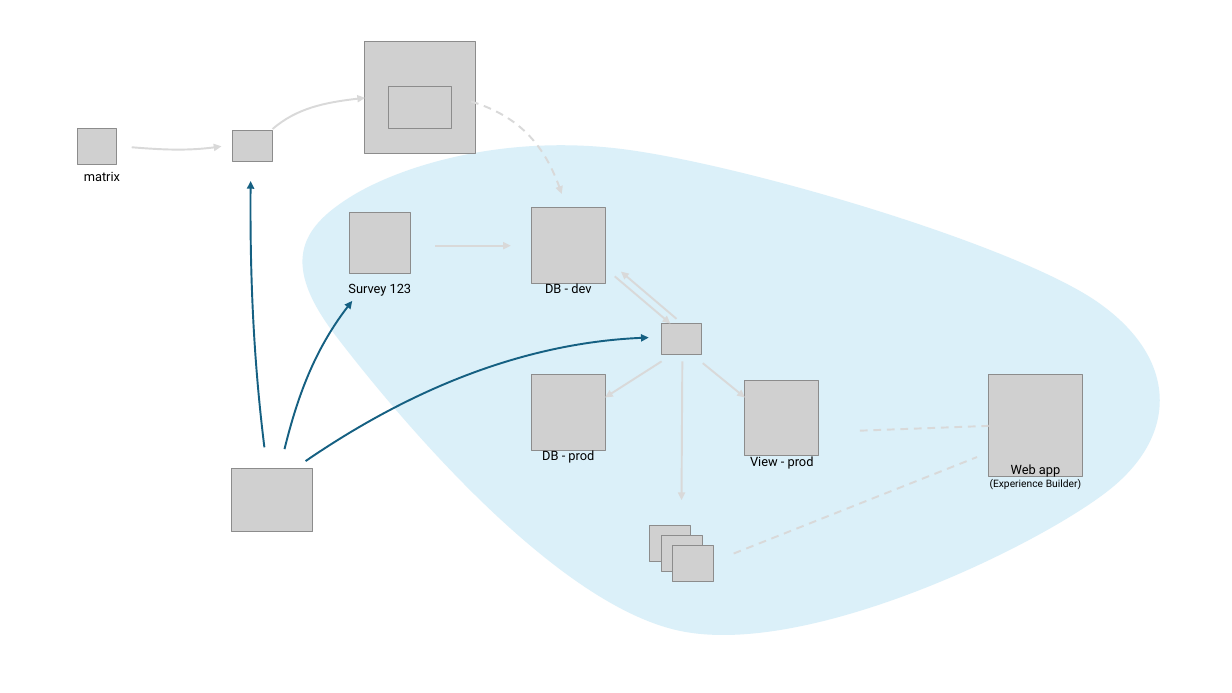
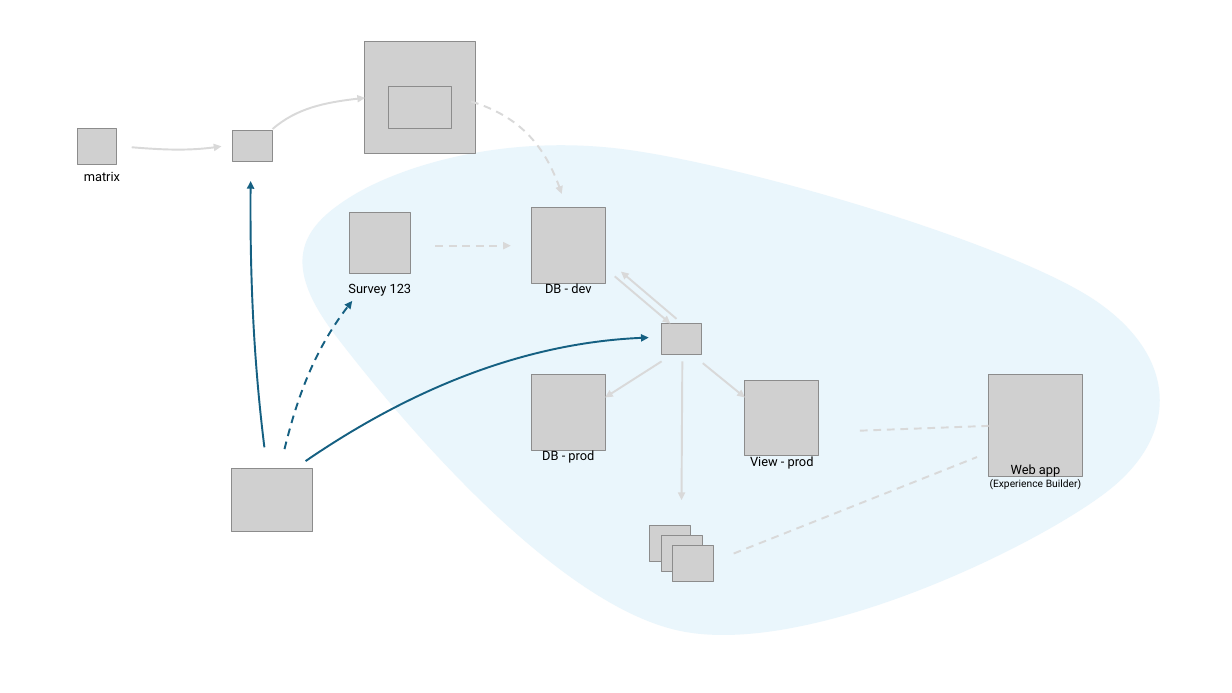
Before and after one commit to WA-Nearshore/seagrass-restoration-processing, a slide deck: slide 13 of docs/seagrass_restoration_storymap_notes.pptx. Drawn at 1232x693 pixels with LibreOffice and Linux fonts; fonts in the diff are those of the drawing; grey boxes stand for pictures. Boxes give left, top, right and bottom in pixels: in the first picture for what was removed or moved away, otherwise in the second. Text is boxed around its words. In the diff, an @@ line names an element or a change of style, - is before the commit and + after.

```diff
--- a/docs/seagrass_restoration_storymap_notes.pptx
+++ b/docs/seagrass_restoration_storymap_notes.pptx
@@ freeform shape at box(302, 145, 1160, 635): fill #DBF0F9 to #EAF6FC @@
@@ arrow (435, 246) - (511, 246): stroke #D9D9D9 1.5 pt to #D9D9D9 1.5 pt dashed @@
@@ freeform shape at box(285, 301, 352, 449): outline #156082 1.5 pt to #156082 1.5 pt dashed @@
```
Also in this commit, not shown: 2 other files.
